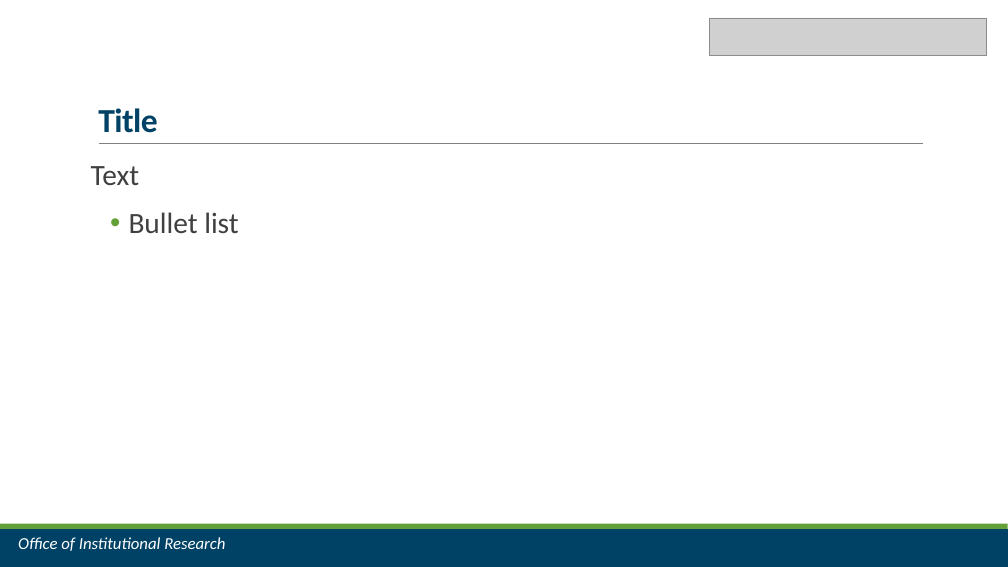
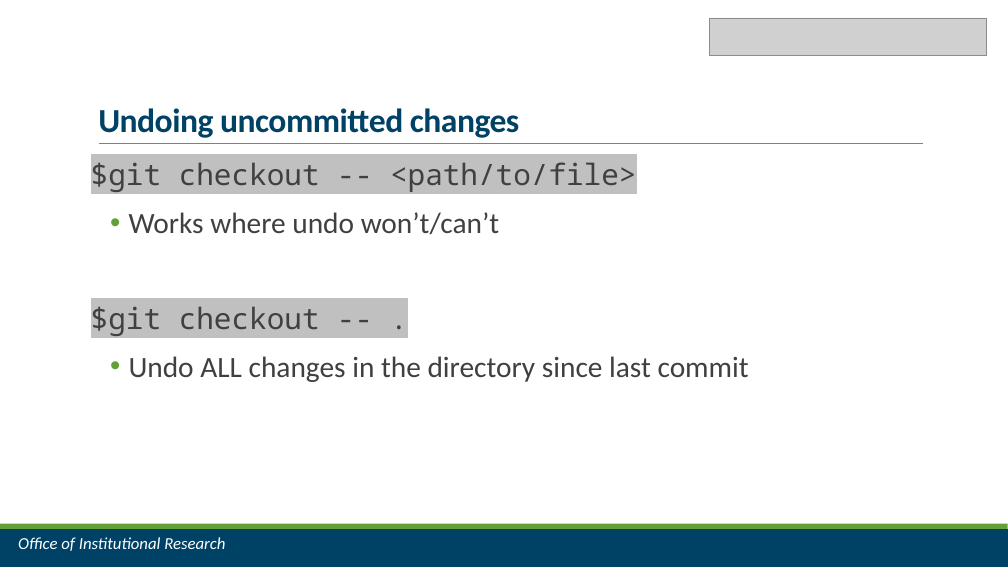
Before and after one commit to jrf1111/Do-You-Git-It-Now, a slide deck: slide 27 of Do You Git It Now.pptx (slide 21 before the commit). Drawn at 1008x567 pixels with LibreOffice and Linux fonts; fonts in the diff are those of the drawing; grey boxes stand for pictures. Boxes give left, top, right and bottom in pixels: in the first picture for what was removed or moved away, otherwise in the second. Text is boxed around its words. In the diff, an @@ line names an element or a change of style, - is before the commit and + after.

```diff
--- a/Do You Git It Now.pptx
+++ b/Do You Git It Now.pptx
@@ title at <box>98,108,519,138</box>: text changed @@
-Title
+Undoing uncommitted changes
@@ text at <box>91,162,749,382</box>: text changed @@
-Text
-• Bullet list
+$git checkout -- <path/to/file>
+• Works where undo won’t/can’t
+$git checkout -- .
+• Undo ALL changes in the directory since last commit
```
Also in this commit, not shown: 1 other slide changed, 9 slides added, 1 other file.
